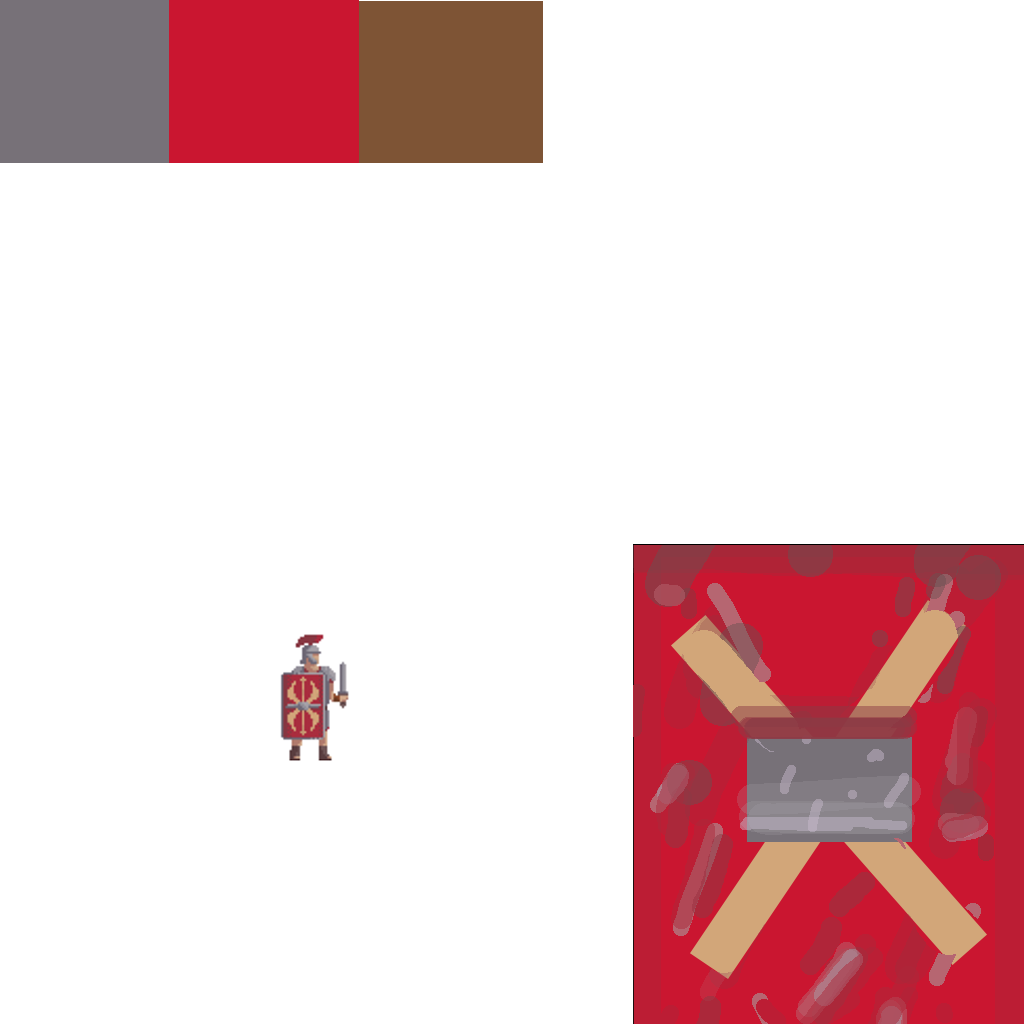
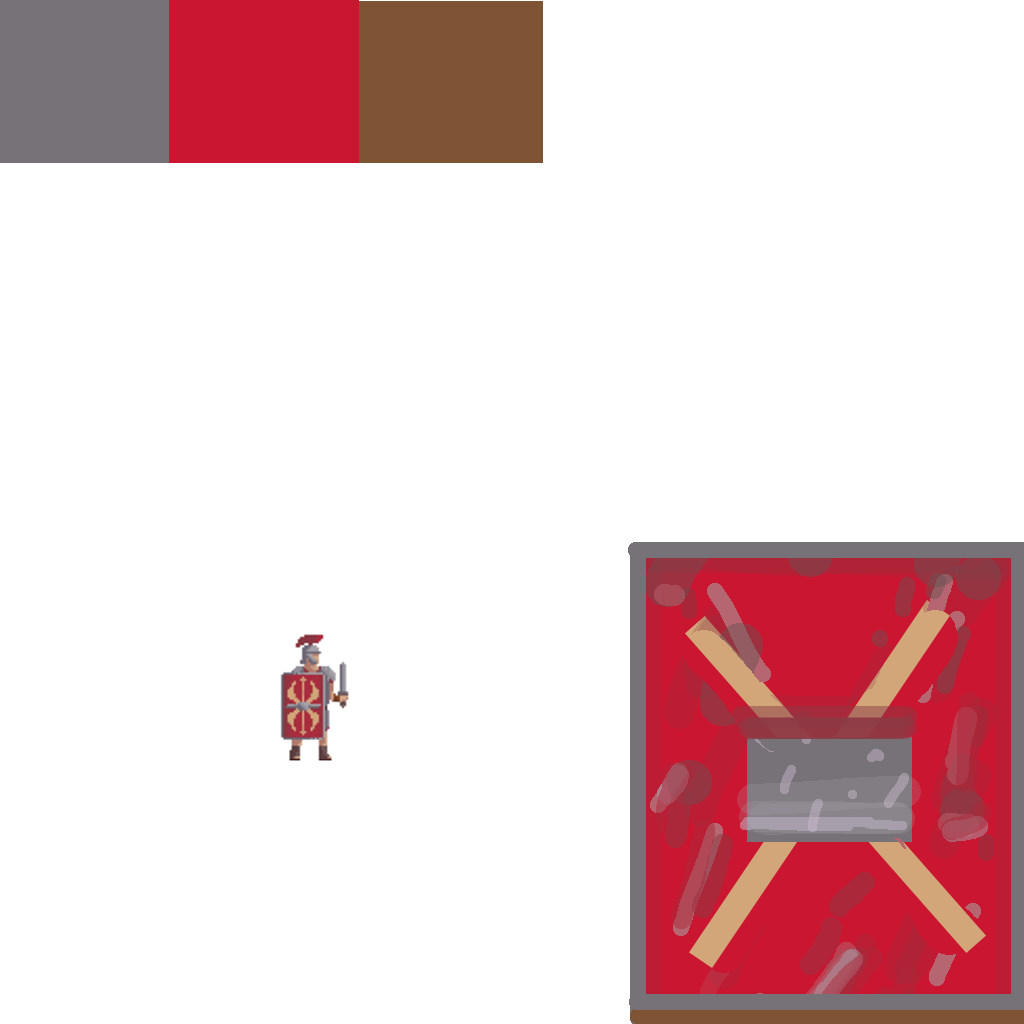
Layers edited between the first and the second (1024, 1024) image:
added layer "Слой 3" above "Слой 2" over [628, 542, 1024, 1024]
painted on "Прямоугольник 12 копия" over [671, 615, 987, 965]
painted on "Прямоугольник 12" over [689, 600, 966, 979]
